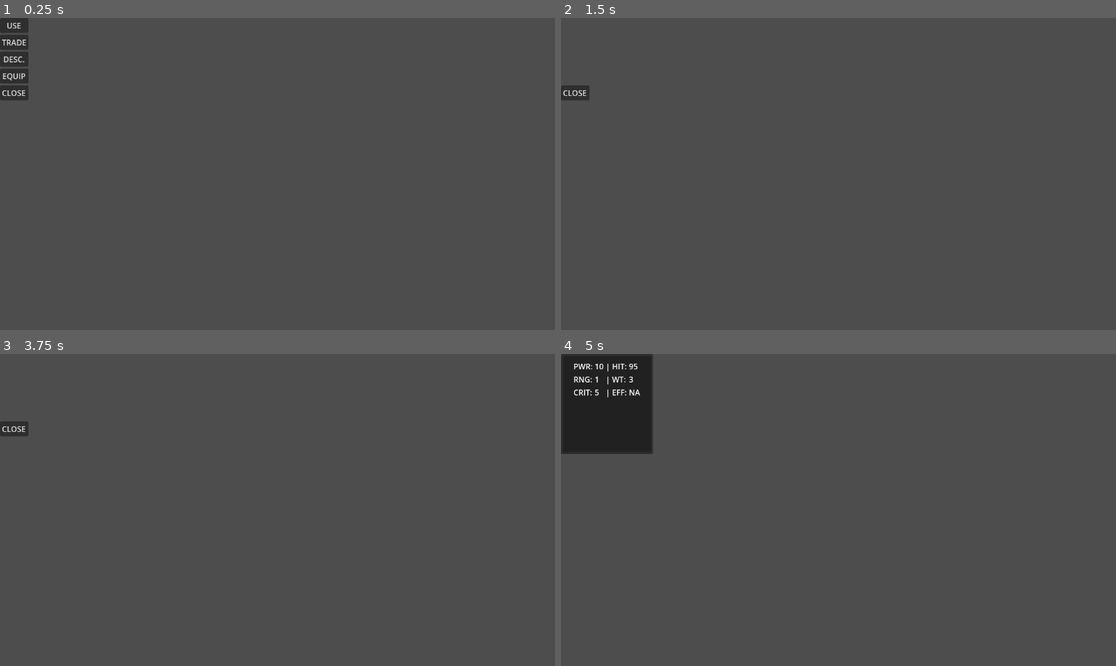
Above: before the commit, frames 1-4 (two rows, left to right).
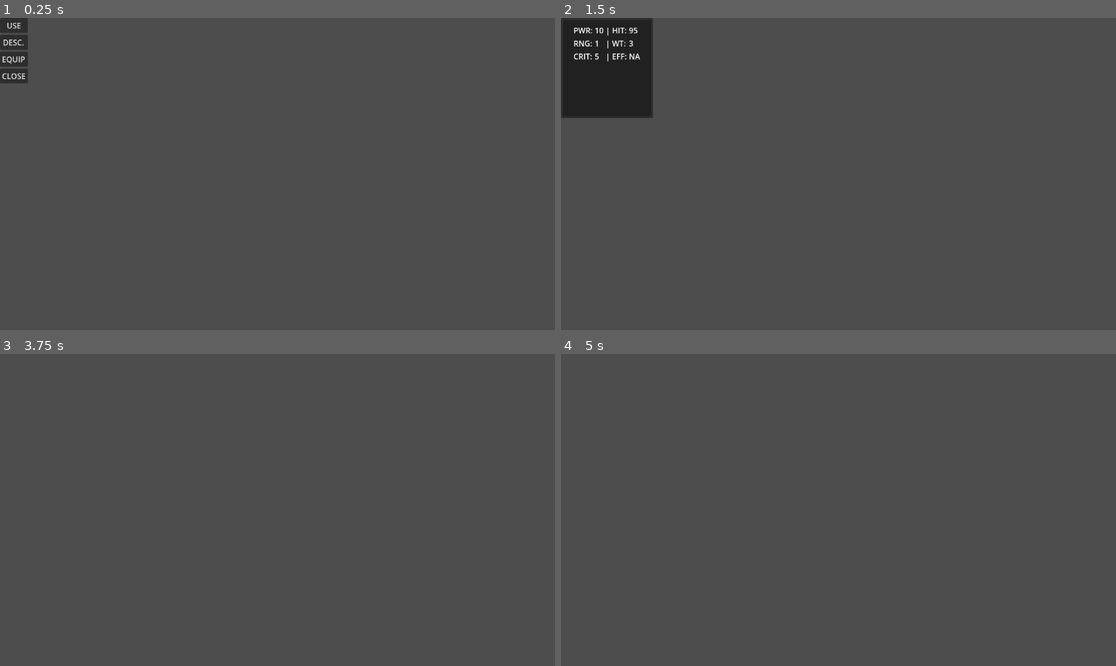
Above: after the commit, the same moments.

Repository: oldhame19/TTRPG
Game: Godot game, scene res://GUI/ItemMenus/selected_item_menu.tscn
Same seed, same stepped clock (60 frames per second), same inputs: the game is played once before the commit and once after it. This scene is started directly instead of the project's main scene.
Inputs (mouse positions are in pixels of both pictures, inside the frame that each line leads up to):
- Up to frame 1 (0.25 s): no input
- Up to frame 2 (1.5 s): click (577, 42) at 0.5 s, where only the run before the commit has a clickable "TRADE"; click (577, 24) at 1.25 s, where only the run after the commit has a clickable "USE"
- Up to frame 3 (3.75 s): click (16, 378) at 2 s, where only the run after the commit has a clickable "DESC."; click (16, 394) at 2.75 s, where only the run after the commit has a clickable "EQUIP"; tap Enter (ui_accept) at 3.5 s; move the mouse to (399, 494) at 3.52 s; press the mouse at (399, 494) at 3.53 s; hold Right (ui_right) from 3.53 s (still down)
- Up to frame 4 (5 s): tap Enter (ui_accept) at 3.77, 4.25, 4.52 s; move the mouse to (727, 525) at 4.27 s; release Right (ui_right) at 4.28 s; release the mouse at (727, 525) at 4.28 s; hold Down (ui_down) from 4.28 s (still down); click (727, 525) at 4.35 s

The runs differ from the first frame. In frame 1, 0.4% of the frame differs, in the area x 0-6%, y 0-27%; in frame 2, 5.0%; in frame 3, 0.2%; in frame 4, 5.2%, in the area x 0-17%, y 0-33%.
Error before the commit: Invalid access to property or key 'item_data' on a base object of type 'Nil'. (res://GUI/ItemMenus/selected_item_menu.gd:57)
Error after the commit: Invalid access to property or key 'item_data' on a base object of type 'Nil'. (res://GUI/ItemMenus/selected_item_menu.gd:72)

Commit message:
Hid Store button during trade

Diff:
--- a/GUI/HeldItems/Scripts/held_item_menu.gd
+++ b/GUI/HeldItems/Scripts/held_item_menu.gd
@@ -1,6 +1,6 @@
 #held_items_menu.gd
 extends CanvasLayer
-
+class_name HeldItemsMenu
 @export var unit: Unit
 @onready var item_list_container = $Panel/VBoxContainer/ScrollContainer/ItemListContainer
 var game_board: GameBoard
--- a/GUI/ItemMenus/selected_item_menu.gd
+++ b/GUI/ItemMenus/selected_item_menu.gd
@@ -37,10 +37,25 @@
 
 	$VBoxContainer/HoldButton.visible = (source == "inventory")
 
-	# Store button visibility logic
+	# Determine how many HeldItemsMenu nodes exist in the scene
+	var held_items_count := 0
+	for child in get_tree().get_root().get_children():
+		if child is HeldItemsMenu:
+			held_items_count += 1
+
+	# Store button is only visible if source is "held_items" AND only one HeldItemsMenu exists
 	var store_visible := false
-	if unit and unit.is_player:
-		store_visible = (source == "held_items")
+	if source == "held_items" and held_items_count == 1:
+		store_visible = true
+
+	$VBoxContainer/StoreButton.visible = store_visible
+
+	# Trade button logic
+	var trade_visible := false
+	if source == "inventory":
+		trade_visible = true
+	elif unit and unit.is_player:
+		trade_visible = true
 	elif unit and not unit.is_player and game_board:
 		var unit_cell = unit.grid.calculate_grid_coordinates(unit.position)
 		var DIRECTIONS = [Vector2.LEFT, Vector2.RIGHT, Vector2.UP, Vector2.DOWN]
@@ -48,11 +63,11 @@
 			var neighbor_cell = unit_cell + dir
 			if game_board._units.has(neighbor_cell):
 				var neighbor = game_board._units[neighbor_cell]
-				if neighbor.is_player:
-					store_visible = true
+				if not neighbor.is_enemy:
+					trade_visible = true
 					break
 
-	$VBoxContainer/StoreButton.visible = store_visible
+	$VBoxContainer/TradeButton.visible = trade_visible
 
 	if slot.item_data == null or slot.item_data.category != ItemData.Category.EQUIPMENT:
 		$VBoxContainer/EquipButton.visible = false
@@ -62,24 +77,7 @@
 	if not unit or not game_board:
 		return
 
-	# Trade button visibility logic
-	var unit_cell = unit.grid.calculate_grid_coordinates(unit.position)
-	var DIRECTIONS = [Vector2.LEFT, Vector2.RIGHT, Vector2.UP, Vector2.DOWN]
-	var trade_visible := false
 
-	if source == "inventory":
-		trade_visible = true
-	elif unit and unit.is_player:
-		trade_visible = true
-	elif unit and not unit.is_player and game_board:
-		for dir in DIRECTIONS:
-			var neighbor_cell = unit_cell + dir
-			if game_board._units.has(neighbor_cell):
-				var neighbor = game_board._units[neighbor_cell]
-				if not neighbor.is_enemy:
-					trade_visible = true
-					break
-	$VBoxContainer/TradeButton.visible = trade_visible
 
 
 func _unhandled_input(event):
--- a/GameBoard/Scripts/GameBoard.gd
+++ b/GameBoard/Scripts/GameBoard.gd
@@ -1,4 +1,3 @@
-
 class_name GameBoard
 extends Node2D
 
@@ -24,6 +23,7 @@
 var _movement_costs
 var _prev_cell
 var _prev_position
+var _active_trade_target_cell: Vector2 = Vector2(-1, -1)
 
 @onready var _unit_overlay: UnitOverlay = $UnitOverlay
 @onready var _unit_path: UnitPath = $UnitPath
@@ -64,11 +64,15 @@
 	return _dijkstra(unit.cell, unit.move_range, false)
 
 func get_tradeable_cells(unit: Unit) -> Array:
-	var tradeable_cells := []
-
 	if unit == null or unit.grid == null:
 		return []
 
+	# If trade mode active, only highlight locked trade target cell
+	if _current_action_menu and _current_action_menu.trade_mode_active:
+		if _active_trade_target_cell != Vector2(-1, -1):
+			return [_active_trade_target_cell]
+
+	var tradeable_cells := []
 	var unit_cell = unit.grid.calculate_grid_coordinates(unit.position)
 
 	for direction in DIRECTIONS:
@@ -79,6 +83,7 @@
 				tradeable_cells.append(neighbor_cell)
 
 	return tradeable_cells
+
 
 ## Return an array of cells a given unit can attack using dijkstra's and flood fill algorithm
 func get_attackable_cells(unit: Unit) -> Array:
@@ -294,8 +299,18 @@
 
 func _on_Cursor_moved(new_cell: Vector2) -> void:
 	if _current_trade_scene != null:
-		return  # Prevent cursor movement during trade UI
-
+		# If trade UI is active, forcibly lock cursor position to _active_trade_target_cell
+		if _active_trade_target_cell != Vector2(-1, -1):
+			# Directly set cursor position visually and logically to locked cell
+			cursor.position = grid.calculate_map_position(_active_trade_target_cell)  # Adjust method name to your cursor API
+			return
+		else:
+			# If somehow no active trade cell, just block movement
+			return
+	if _current_action_menu and _current_action_menu.trade_mode_active:
+		# Prevent clearing while trading
+		return
+	# Normal behavior when not trading
 	if _active_unit and _active_unit.is_selected:
 		_unit_path.draw(_active_unit.cell, new_cell)
 	elif _unit_overlay != null and _walkable_cells != []:
@@ -309,6 +324,7 @@
 		_hover_display(new_cell)
 
 
+
 func _on_Cursor_accept_pressed(cell: Vector2) -> void:
 	if _current_trade_scene != null:
 		return  # Prevent accept input during trade UI
@@ -336,12 +352,21 @@
 
 				_current_trade_scene.set_units(_active_unit, target_unit)
 				add_child(_current_trade_scene)
+
+				_active_trade_target_cell = cell  # <-- Lock trade target cell here
+				var tradeable_cells = get_tradeable_cells(_active_unit)
+
+				_unit_overlay.draw_tradeable_cells(tradeable_cells)
+
+				_unit_overlay.draw_highlight_cell(_active_trade_target_cell, 2)
 				var retained_unit = _active_unit
+
 				_current_trade_scene.trade_closed.connect(func():
-
 					_current_trade_scene.queue_free()
 					_current_trade_scene = null
 
+					_active_trade_target_cell = Vector2(-1, -1)  # <-- Reset when trade UI closes
+					_unit_overlay.clear_tradeable_cells()
 					_active_unit = retained_unit
 
 					var action_menu = ActionMenu.instantiate()
--- a/UnitOverlay/Scripts/UnitOverlay.gd
+++ b/UnitOverlay/Scripts/UnitOverlay.gd
@@ -19,9 +19,13 @@
 		set_cell(cell, 1, Vector2i(0,0))
 
 func draw_tradeable_cells(cells: Array) -> void:
-	clear()
+	#clear()
 	for cell in cells:
 		set_cell(cell, 2, Vector2i(0,0))
 
 func clear_tradeable_cells() -> void:
 	clear()
+
+func draw_highlight_cell(cell: Vector2, tile_id: int = 2) -> void:
+	# Draw a single cell with the given tile_id (default 2 = trade highlight)
+	set_cell(cell, tile_id, Vector2i(0,0))
